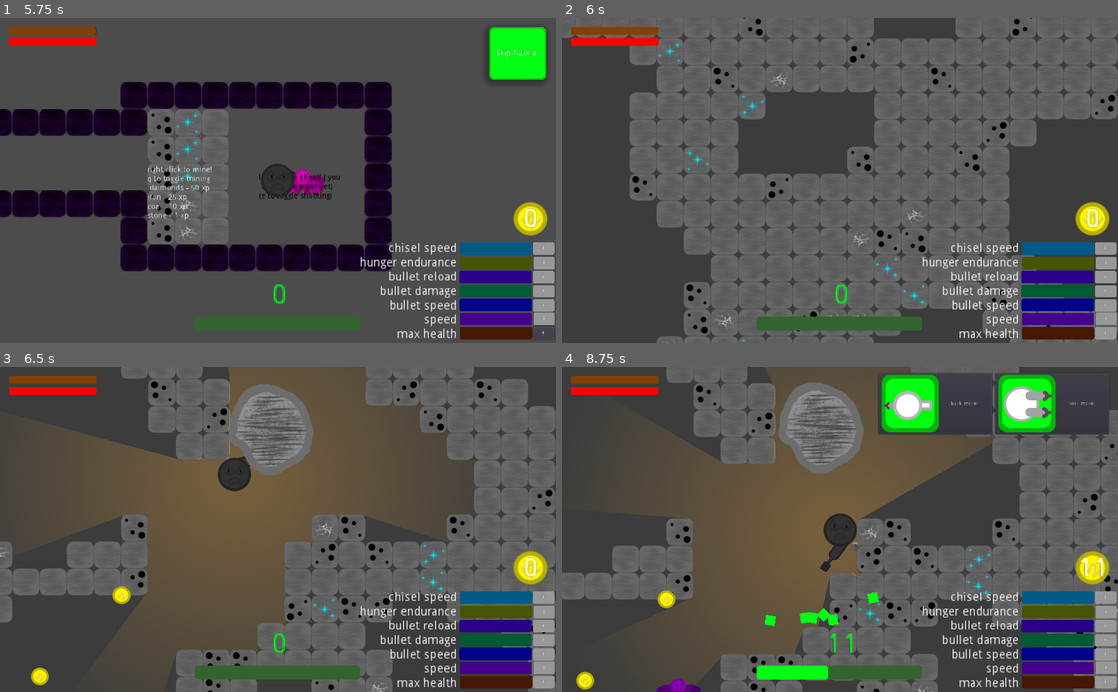
Above: before the commit, frames 1-4 (two rows, left to right).
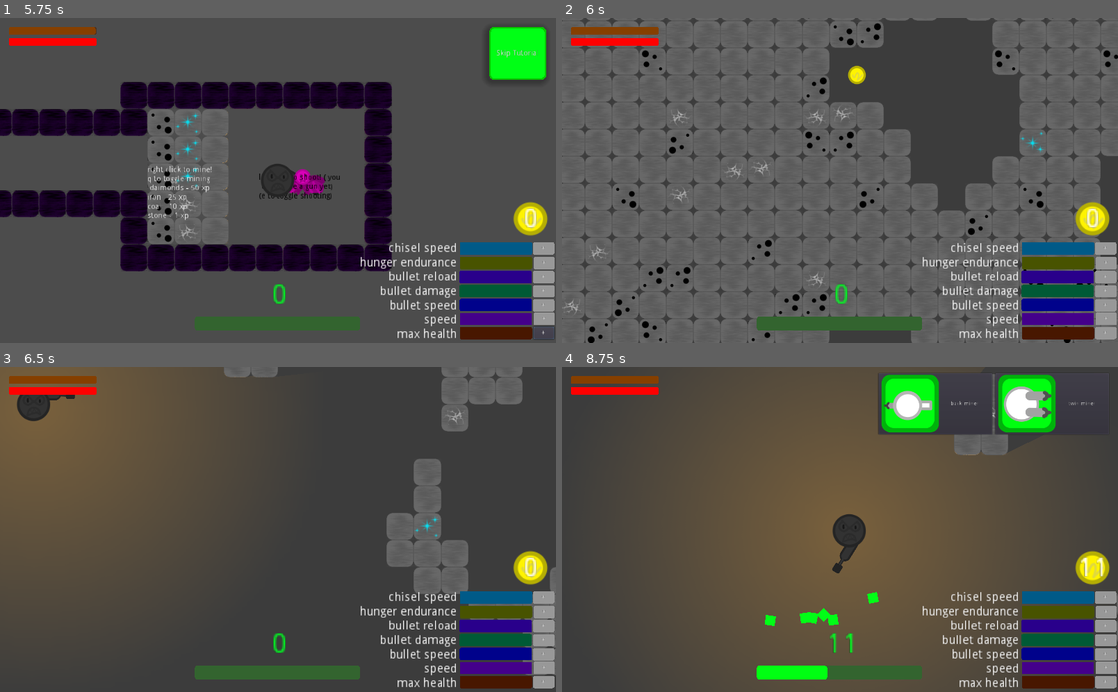
Above: after the commit, the same moments.

Repository: Z53-INCOMING/mechmine.io
Game: Godot game, scene res://scenes/World.tscn
Two runs of this game, one before a commit and one after it. Both use one fixed random seed, a clock stepped at 60 frames per second and the inputs below.
Inputs (mouse positions are in pixels of both pictures, inside the frame that each line leads up to):
- Up to frame 1 (5.75 s): click "+" at 0.5 s; click "+" at 1.25 s; click "+" at 2 s; click "+" at 2.75 s; click "+" at 3.5 s; click "+" at 4.25 s; click "+" at 5 s
- Up to frame 2 (6 s): click "Skip Tutorial" at 5.75 s
- Up to frame 3 (6.5 s): no input
- Up to frame 4 (8.75 s): tap Enter (ui_accept) at 6.5, 6.77, 7.25, 7.52, 8 s; move the mouse to (962, 513) at 6.52 s; hold Right (right) 6.53-7.28 s; tap E (auto fire) at 6.6 s; move the mouse to (728, 545) at 7.27 s; hold S (down) 7.28-8.03 s; tap Q (auto mine) at 7.35 s; move the mouse to (895, 458) at 8.02 s; hold Right (right) from 8.03 s (still down); tap X (flip) at 8.1 s

Frame 1 is identical in both runs. In frame 2, 44% of the frame differs, in the area x 0-100%, y 0-100%; in frame 3, 61%; in frame 4, 40%.

Commit message:
I removed the boulder debug
now there isn't a boulder in the wall.

Diff:
--- a/code/TileMap.gd
+++ b/code/TileMap.gd
@@ -103,7 +103,7 @@
 
 
 func _on_Area2D_tutorial_complete() -> void:
-	mech.position = $Boulder.position
+	mech.position = mech_position
 	mech.food = 100
 	mech.speed = 0
 	mech.XP = 0
--- a/scenes/World.tscn
+++ b/scenes/World.tscn
@@ -14,7 +14,6 @@
 [ext_resource path="res://images/portal.png" type="Texture" id=12]
 [ext_resource path="res://resources/SkipButton.tres" type="StyleBox" id=13]
 [ext_resource path="res://resources/cave.tres" type="TileSet" id=14]
-[ext_resource path="res://scenes/Boulder.tscn" type="PackedScene" id=15]
 
 [sub_resource type="RectangleShape2D" id=1]
 extents = Vector2( 105.561, 49.7212 )
@@ -189,9 +188,6 @@
 position = Vector2( -508.757, 1754.5 )
 shape = SubResource( 2 )
 
-[node name="Boulder" parent="TileMap" instance=ExtResource( 15 )]
-position = Vector2( -3345.63, -3011.37 )
-
 [node name="Label" type="Label" parent="."]
 margin_left = 258.018
 margin_top = 253.804
@@ -214,9 +210,7 @@
 [node name="Camera2D" type="Camera2D" parent="."]
 position = Vector2( 517.364, 300.651 )
 script = ExtResource( 6 )
-
 [connection signal="timeout" from="TileMap/Timer" to="TileMap" method="_on_Timer_timeout"]
 [connection signal="button_down" from="TileMap/Skip" to="TileMap/Skip" method="_on_Skip_button_down"]
 [connection signal="body_entered" from="TileMap/Skip/Area2D" to="TileMap/Skip/Area2D" method="_on_Area2D_body_entered"]
 [connection signal="tutorial_complete" from="TileMap/Skip/Area2D" to="TileMap" method="_on_Area2D_tutorial_complete"]
-[connection signal="body_entered" from="TileMap/Boulder" to="." method="_on_Boulder_body_entered"]
Not shown: 1 places in scenes/World.tscn that only renumber resources
